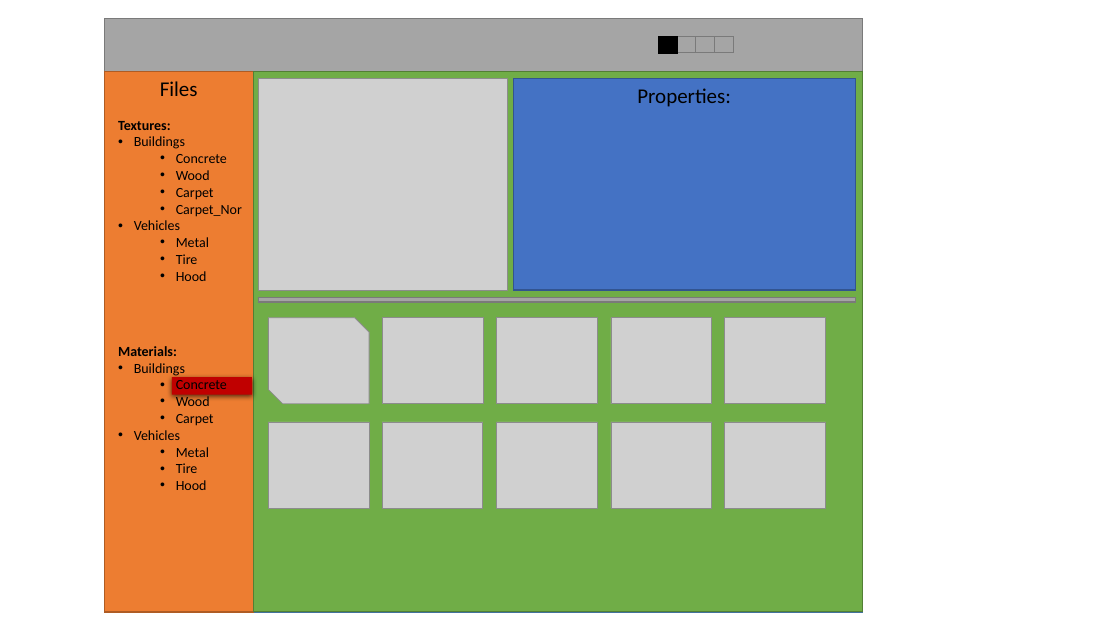
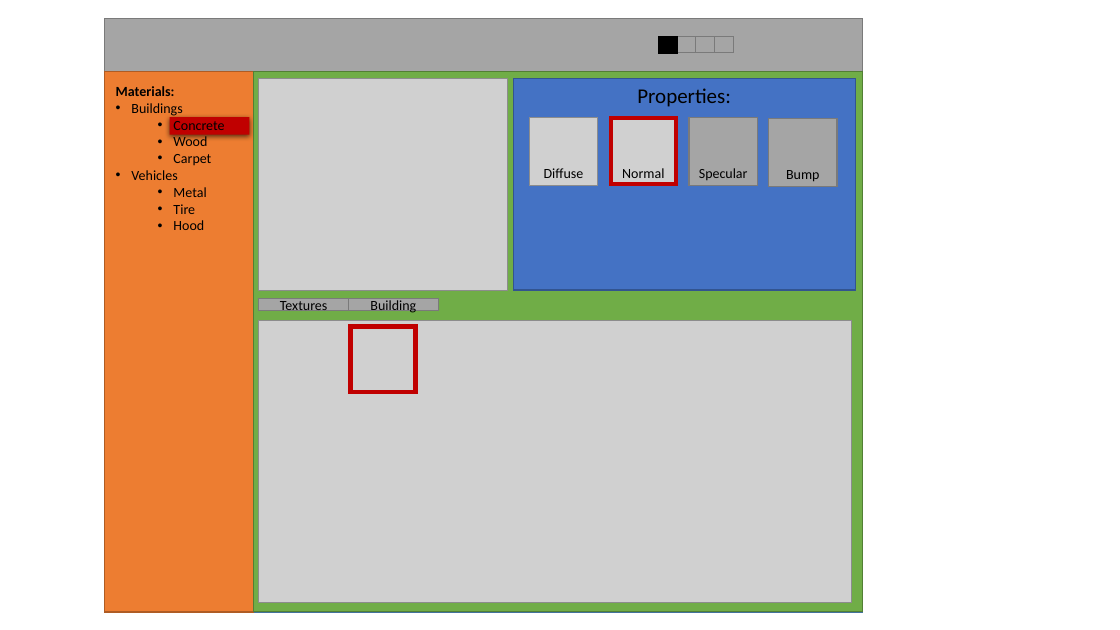
Before and after one commit to AThilenius/VoxelCraft, a slide deck: slide 1 of Docs/EditorsLayout.pptx. Drawn at 1120x630 pixels with LibreOffice and Linux fonts; fonts in the diff are those of the drawing; grey boxes stand for pictures. Boxes give left, top, right and bottom in pixels: in the first picture for what was removed or moved away, otherwise in the second. Text is boxed around its words. In the diff, an @@ line names an element or a change of style, - is before the commit and + after.

```diff
--- a/Docs/EditorsLayout.pptx
+++ b/Docs/EditorsLayout.pptx
@@ text "Materials:": place and size @@
-text "Materials:" at box(118, 346, 227, 490)
+text "Materials:" at box(116, 86, 224, 230)
@@ text in rectangle at box(160, 81, 198, 96): text removed @@
-Files
@@ rectangle: place and size @@
-rectangle at box(172, 377, 252, 395)
+rectangle at box(170, 117, 250, 134)
@@ picture added at box(529, 117, 598, 186) @@
@@ picture added at box(609, 117, 678, 186) @@
@@ rectangle added at box(611, 118, 676, 184), outline #C00000 4 pt @@
@@ rectangle added at box(689, 117, 758, 186), fill #A5A5A5, outline #7A7A7A 1 pt, 12 pt, text #000000 @@
+Specular
@@ rectangle added at box(769, 118, 838, 187), fill #A5A5A5, outline #7A7A7A 1 pt, 12 pt, text #000000 @@
+Bump
@@ text removed at box(118, 121, 242, 281) @@
-Textures:
-• Buildings
-  • Concrete
-  • Wood
-  • Carpet
-  • Carpet_Nor
-• Vehicles
-  • Metal
-  • Tire
-  • Hood
@@ text added at box(544, 168, 584, 178), 12 pt, text #000000 @@
+Diffuse
@@ text added at box(622, 168, 664, 178), 12 pt, text #000000 @@
+Normal
@@ rectangle removed at box(259, 298, 855, 302) @@
@@ rectangle added at box(259, 298, 349, 311), fill #A5A5A5, outline #7A7A7A 1 pt, 12 pt, text #000000 @@
+Textures
@@ rectangle added at box(349, 298, 439, 311), fill #A5A5A5, outline #7A7A7A 1 pt, 12 pt, text #000000 @@
+Building
@@ picture added at box(259, 320, 851, 602) @@
@@ picture removed at box(268, 318, 369, 403) @@
@@ rectangle added at box(350, 326, 416, 392), outline #C00000 4 pt @@
@@ picture removed at box(382, 318, 483, 403) @@
@@ picture removed at box(497, 318, 597, 403) @@
@@ picture removed at box(611, 318, 712, 403) @@
@@ picture removed at box(725, 318, 826, 403) @@
@@ picture removed at box(268, 422, 369, 507) @@
@@ picture removed at box(382, 422, 483, 507) @@
@@ picture removed at box(497, 422, 597, 507) @@
@@ picture removed at box(611, 422, 712, 507) @@
@@ picture removed at box(725, 422, 826, 507) @@
```
Also in this commit, not shown: 9 other files.
